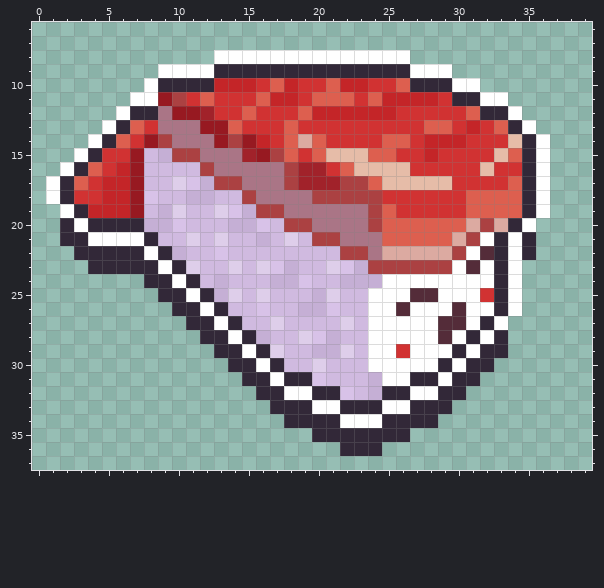
One commit to this pixel-art sprite: res/UI/CharacterSelect/Thumb07.png. The first picture shows the starting point.
The file is 44x44 pixels. Colours within 5 levels of each other are drawn and written as one. Shown: x 0..39, y 6..37.
Once edited:
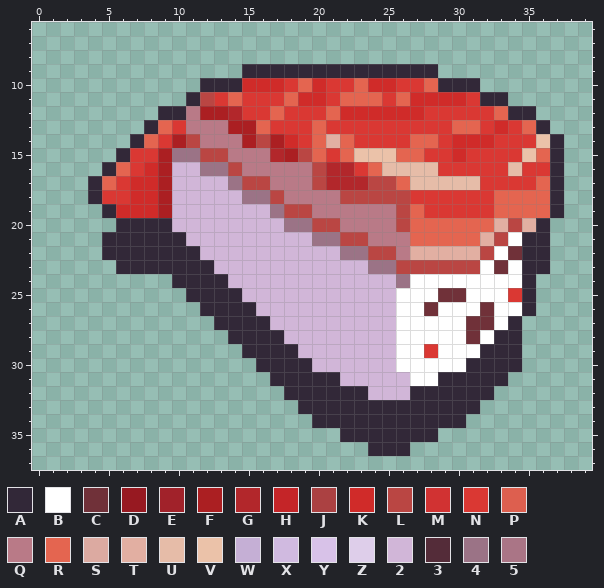
Palette (. is transparent): A #322838  B #ffffff  C #703139  D #971921  E #a1222a  F #ab1f22  G #b2272b  H #c42528  J #ab4142  K #d02b29  L #ba4643  M #d13232  N #da3833  P #dd5f4f  Q #b97a87  R #e46550  S #dcaaa1  T #e2afa2  U #e6bca8  V #ebc2a9  W #c5afd5  X #d0bae0  Y #d8c2e8  Z #deceea  2 #d1b6d8  3 #542c39  4 #9b7386  5 #aa7586
The exact change:
Changed rows in their new state; - is an unchanged pixel.
first column x 1:
 8 ------------..............-----------
 9 --------......------------AA.--------
10 -------....-AAKKKNRKNNRKKNNR-AA------
11 ------....ALNRNNNRKKNRRRNRKKKKNAA----
12 -----...AAQFFGNNRNNNRKKKKKKNNNNNRAA--
13 ----...ARNQQQFFRNNNRNNNNNNNNNRRNKNRA-
14 ---...ARNFLQQQFLFKNRTRNNNNRRNKKKNNNVA
15 --...ANNF44LLQQQGFLRNRVVVRRNNKNNNNVRA
16 -...ARNKF2244LQQQQQLGGNR--UUNNNNNUNNA
17 ...ARNKKF22224LLQQQLGGGLLR---UUNNNNRA
18 ...ANNKKF2222244LQQQQLLLLLNNNNNNRRRRA
19 -...AKKKF22222224LLQQQQQQLRNNNNNRRRRA
20 -....--AA2222222244LLQQQQLRRRRRRTLTA-
21 -...AAA-AA22222222244LLQQQRRRRRTL--A-
22 --..---A-AA222222222244LLQTTTTTLBC-A-
23 ---..---A-AA2222222222244LLLLLL-C-AA-
24 -------..A-AA2222222222224------B-A--
25 --------..A-AA22222222222-BBCC-BBNA--
26 ---------..A-AA2222222222B-C-B-CB-A--
27 ----------..A-AA222222222---BBCC-A---
28 -----------..A-AA22222222---B-C--A---
29 ------------..A-AA2222222B-N-B---A---
30 -------------..A-AA222222---B---AA---
31 --------------..A--AA22222BBA--AA----
32 ---------------..AA--AA222AA--AA-----
33 ----------------..-AA---AA---AA------
34 -----------------..--AAA----AA-------
35 -------------------..-----AA---------
36 ---------------------..-AA-----------
